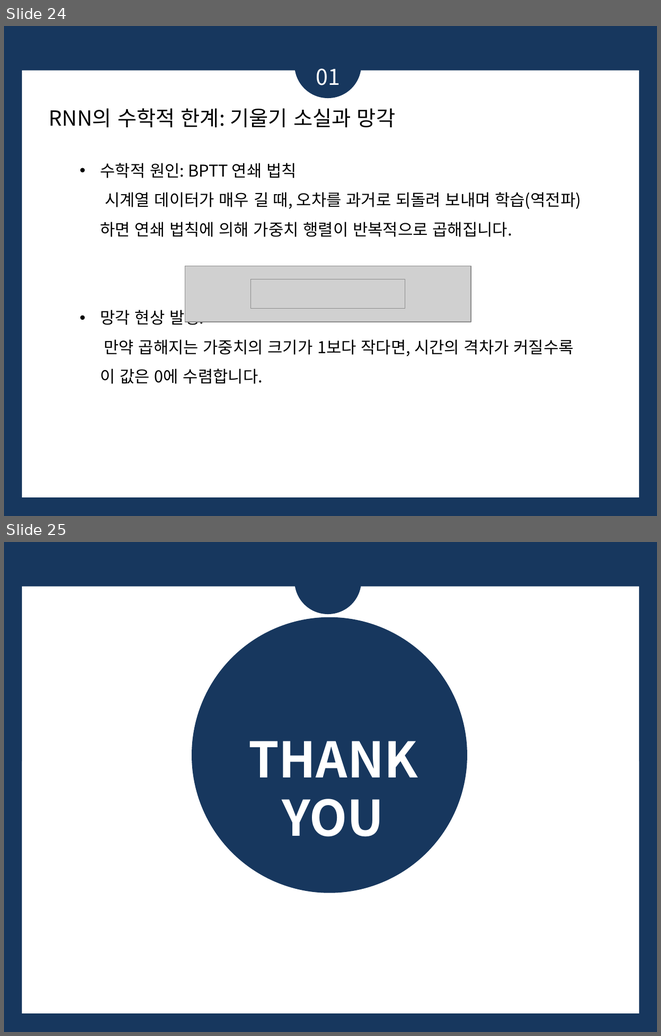
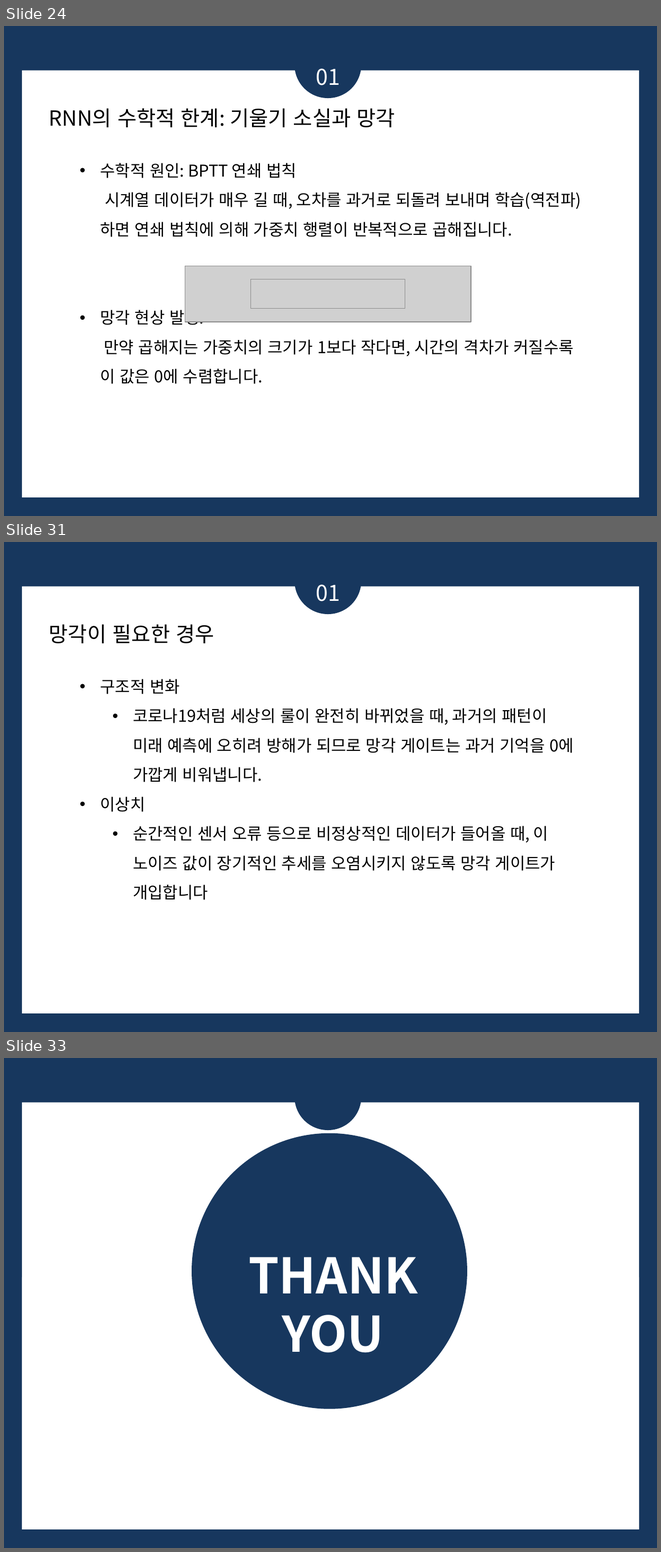
Before and after one commit to bsmoon-86/multicam_2025, a slide deck: PPT/딥러닝.pptx. Shown one above the other, each under a label of ours: slides 24 and 25 before the commit, slides 24, 31 and 33 after it; the slides between them are not shown. The pictures are 661x1036 and 661x1552 pixels, drawn with LibreOffice and Linux fonts; fonts in the diff are those of the drawing; grey boxes stand for pictures. Boxes give left, top, right and bottom in pixels: in the first picture for what was removed or moved away, otherwise in the second. Text is boxed around its words. In the diff, an @@ line names an element or a change of style, - is before the commit and + after.

```diff
--- a/PPT/딥러닝.pptx
+++ b/PPT/딥러닝.pptx
@@ slide 31 added at [4, 542, 657, 1032], background #17375E; not listed: 1 template element that a slide beside it also shows @@
@@ ellipse added at [294, 547, 361, 614], fill #17375E @@
@@ text added at [316, 584, 340, 601], 24 pt, text #FFFFFF @@
+01
@@ text added at [49, 624, 214, 643], 23 pt, text #000000 @@
+망각이 필요한 경우
@@ text added at [100, 679, 573, 900], 18 pt, text #000000 @@
+• 구조적 변화
+  • 코로나19처럼 세상의 룰이 완전히 바뀌었을 때, 과거의 패턴이 미래 예측에 오히려 방해가 되므로 망각 게이트는 과거 기억을 0에 가깝게 비워냅니다.
+• 이상치
+  • 순간적인 센서 오류 등으로 비정상적인 데이터가 들어올 때, 이 노이즈 값이 장기적인 추세를 오염시키지 않도록 망각 게이트가 개입합니다
@@ what was slide 25 is now slide 33 @@
```
Also in this commit, not shown: 7 other slides added.
